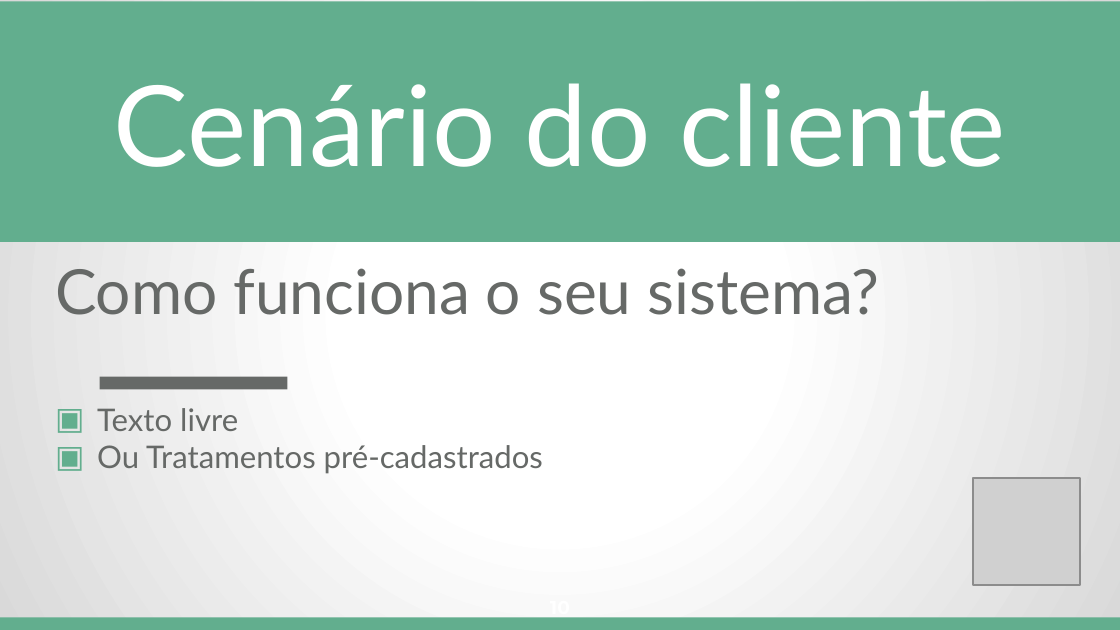
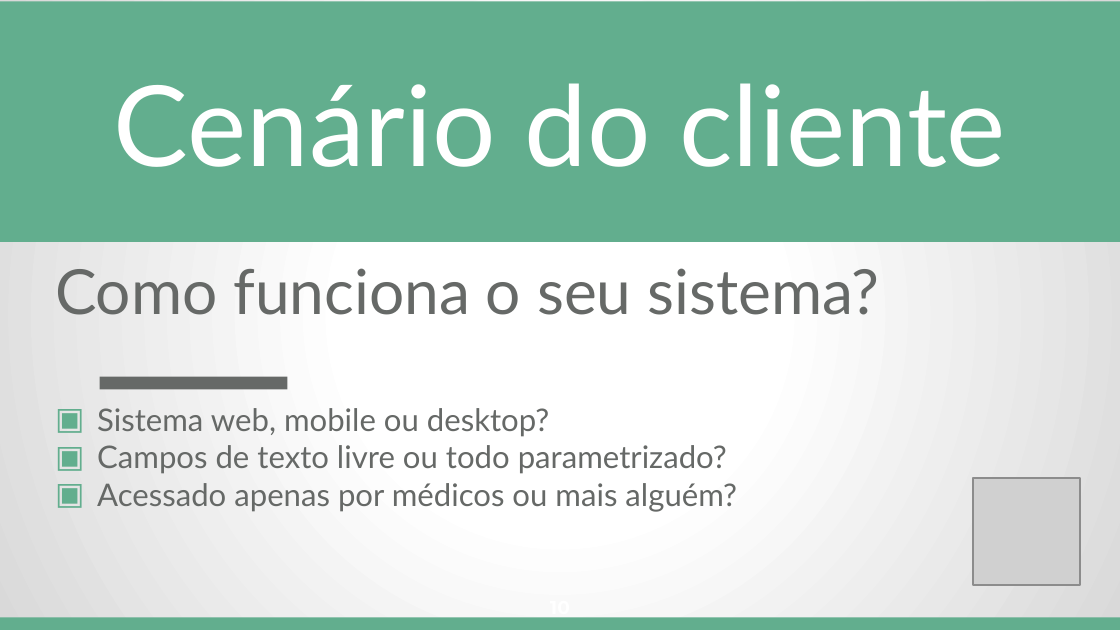
Before and after one commit to Conselho-Federal-de-Medicina/integracao-prescricao-cfm, a slide deck: slide 10 of docs/apresentacao/Integracao_com_a_Prescricao_Eletronica_do_CFM.pptx. Drawn at 1120x630 pixels with LibreOffice and Linux fonts; fonts in the diff are those of the drawing; grey boxes stand for pictures. Boxes give left, top, right and bottom in pixels: in the first picture for what was removed or moved away, otherwise in the second. Text is boxed around its words. In the diff, an @@ line names an element or a change of style, - is before the commit and + after.

```diff
--- a/docs/apresentacao/Integracao_com_a_Prescricao_Eletronica_do_CFM.pptx
+++ b/docs/apresentacao/Integracao_com_a_Prescricao_Eletronica_do_CFM.pptx
@@ text at box(97, 408, 737, 512): text changed @@
-▣ Texto livre
-▣ Ou Tratamentos pré-cadastrados
+▣ Sistema web, mobile ou desktop?
+▣ Campos de texto livre ou todo parametrizado?
+▣ Acessado apenas por médicos ou mais alguém?
```
Also in this commit, not shown: 9 other slides changed, 4 slides removed.
